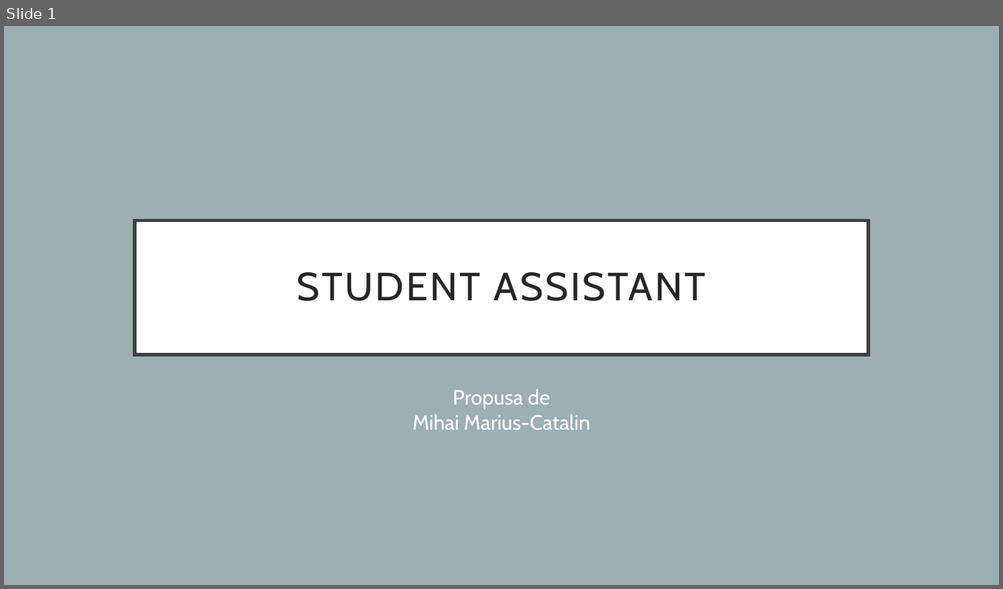
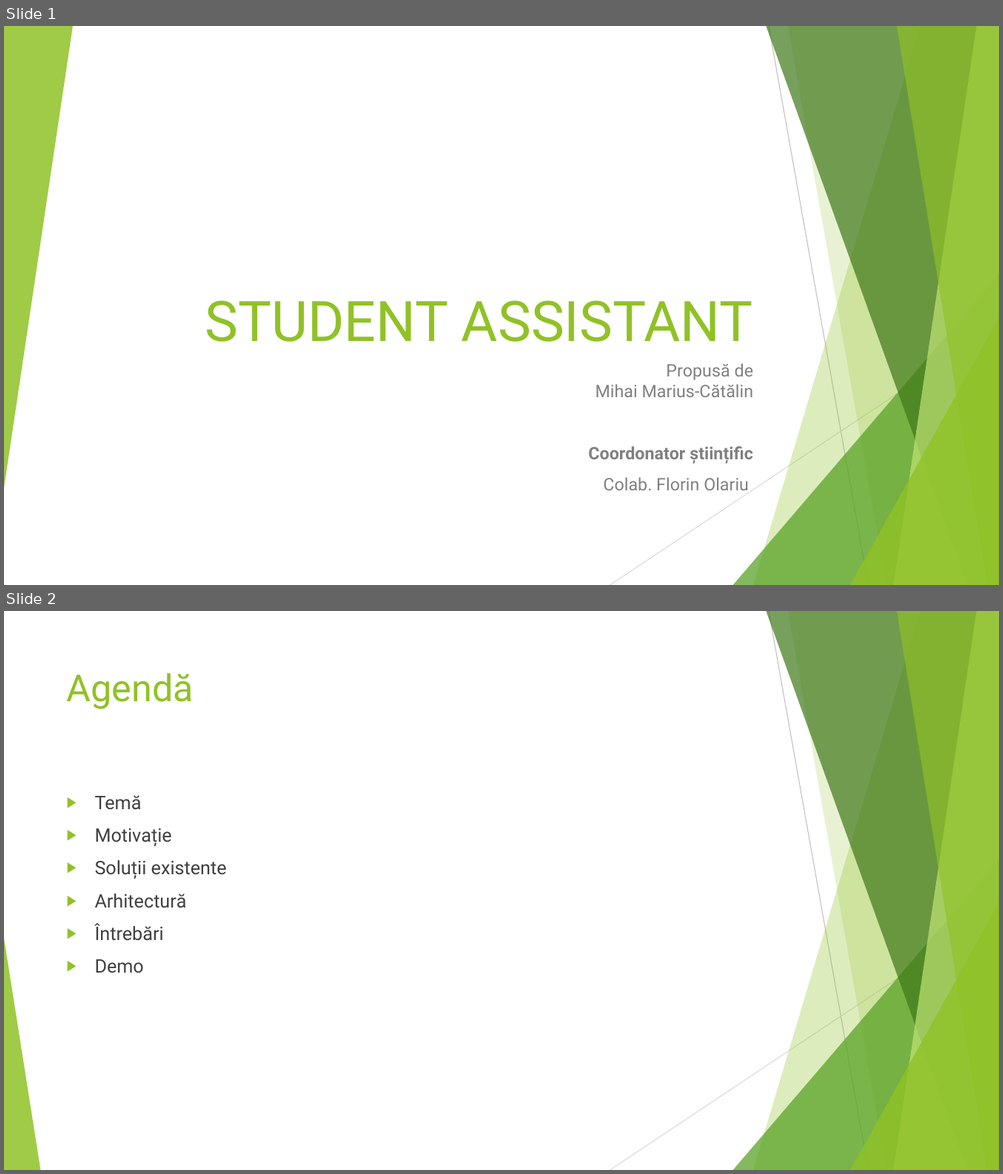
Before and after one commit to MihaiCatalin97/StudentAssistant, a slide deck: Licenta2020MihaiMariusCatalin/Prezentare.pptx. Shown one above the other, each under a label of ours: slide 1 before the commit, slides 1 and 2 after it. The pictures are 1003x589 and 1003x1174 pixels, drawn with LibreOffice and Linux fonts; fonts in the diff are those of the drawing. Boxes give left, top, right and bottom in pixels: in the first picture for what was removed or moved away, otherwise in the second. Text is boxed around its words. In the diff, an @@ line names an element or a change of style, - is before the commit and + after.

Commit message:
Added demo plan

```diff
--- a/Licenta2020MihaiMariusCatalin/Prezentare.pptx
+++ b/Licenta2020MihaiMariusCatalin/Prezentare.pptx
@@ slide 2 added at (x1=4, y1=611, x2=999, y2=1170), background #FFFFFF; not listed: 9 template elements that a slide beside it also shows @@
@@ title added at (x1=67, y1=673, x2=194, y2=709), 36 pt, text #90C226 @@
+Agendă
@@ text added at (x1=95, y1=795, x2=227, y2=974), 18 pt, text #404040 @@
+▶ Temă
+▶ Motivație
+▶ Soluții existente
+▶ Arhitectură
+▶ Întrebări
+▶ Demo
@@ triangle added at (x1=4, y1=939, x2=40, y2=1170), fill #90C226 at 85% opacity @@
@@ slide 1 changed as well @@
@@ background #9BAFB5 to #FFFFFF @@
@@ group added at (x1=4, y1=26, x2=999, y2=585): 5 freeform shapes, 3 triangles, 2 lines @@
@@ title "STUDENT ASSISTANT" moved from (x1=134, y1=221, x2=868, y2=355) to (x1=205, y1=301, x2=753, y2=342) @@
@@ title "STUDENT ASSISTANT" at (x1=205, y1=301, x2=753, y2=342): size 38 to 54 pt, font Cabin to Roboto, text colour #262626 to #90C226, letter spacing 2 to 0 pt; alignment centre to right; line spacing 0.9 to 1; vertical alignment middle to bottom; fill #FFFFFF to none; outline #404040 3 pt to none @@
@@ subtitle at (x1=588, y1=363, x2=754, y2=491): text changed; size 20 to 16.6 pt; font Cabin to Roboto; text colour #FFFFFF to #808080 @@
-Propusa de
-Mihai Marius-Catalin
+Propusă de
+Mihai Marius-Cătălin
+Coordonator științific
+Colab. Florin Olariu
```
Also in this commit, not shown: 1 other slide changed, 6 other slides added, 5 slides removed, 2 other files.
